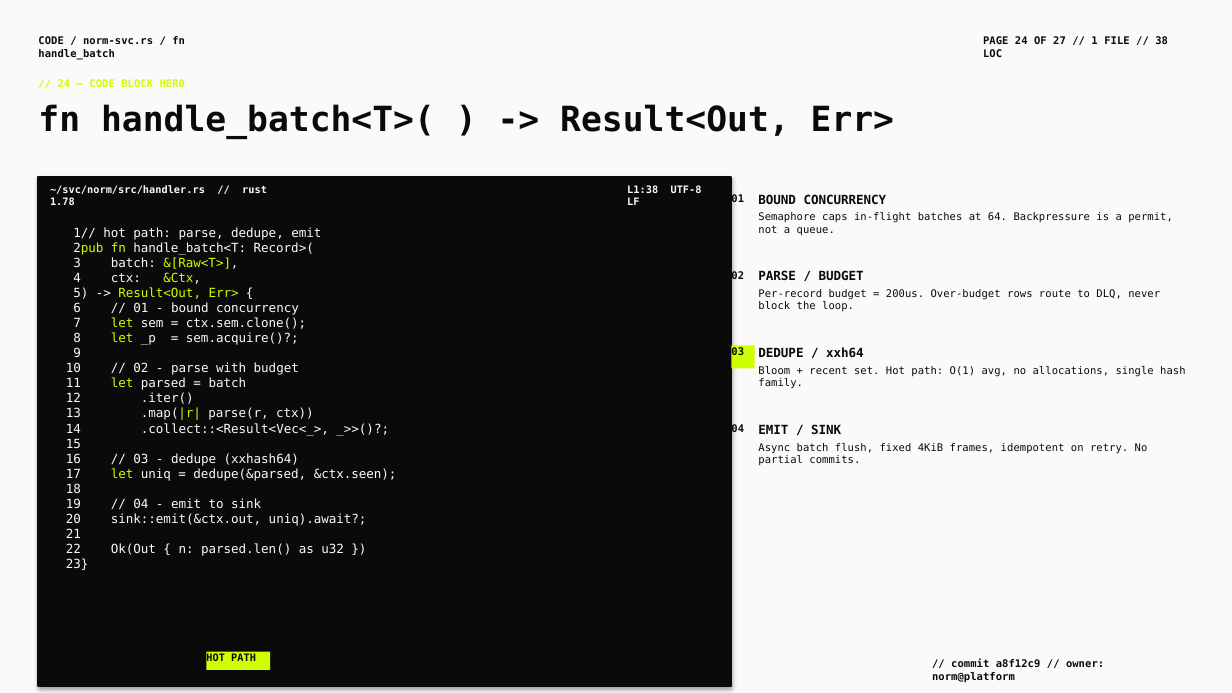
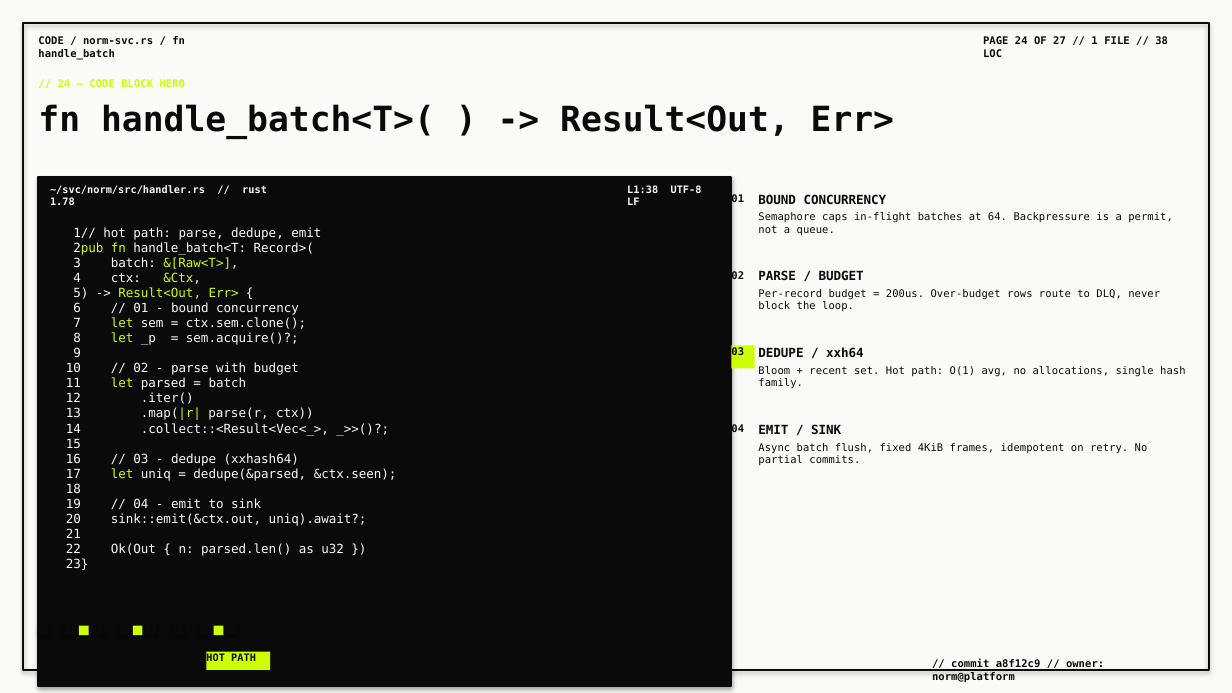
Before and after one commit to vamsiramakrishnan/pixelpitch, a slide deck: slide 18 of _bench/corpus/divergent-deck.pptx. Drawn at 1232x693 pixels with LibreOffice and Linux fonts; fonts in the diff are those of the drawing. Boxes give left, top, right and bottom in pixels: in the first picture for what was removed or moved away, otherwise in the second. Text is boxed around its words. In the diff, an @@ line names an element or a change of style, - is before the commit and + after.

```diff
--- a/_bench/corpus/divergent-deck.pptx
+++ b/_bench/corpus/divergent-deck.pptx
@@ rectangle added at [23,23,1209,670], outline #0A0A0A 1.5 pt @@
@@ rectangle added at [79,626,88,635], fill #CDFF00 @@
@@ rectangle added at [133,626,142,635], fill #CDFF00 @@
@@ rectangle added at [213,626,223,635], fill #CDFF00 @@
```
Also in this commit, not shown: 23 other slides changed, 3 slides added, 3 slides removed, 1 other file.
